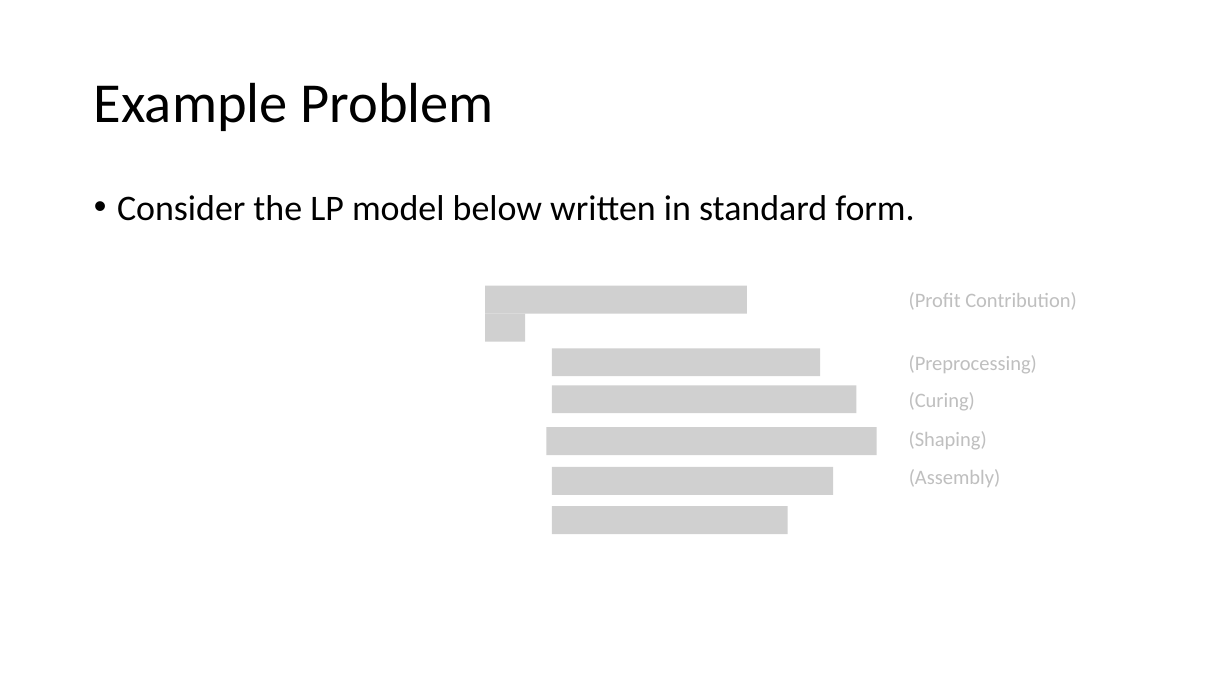
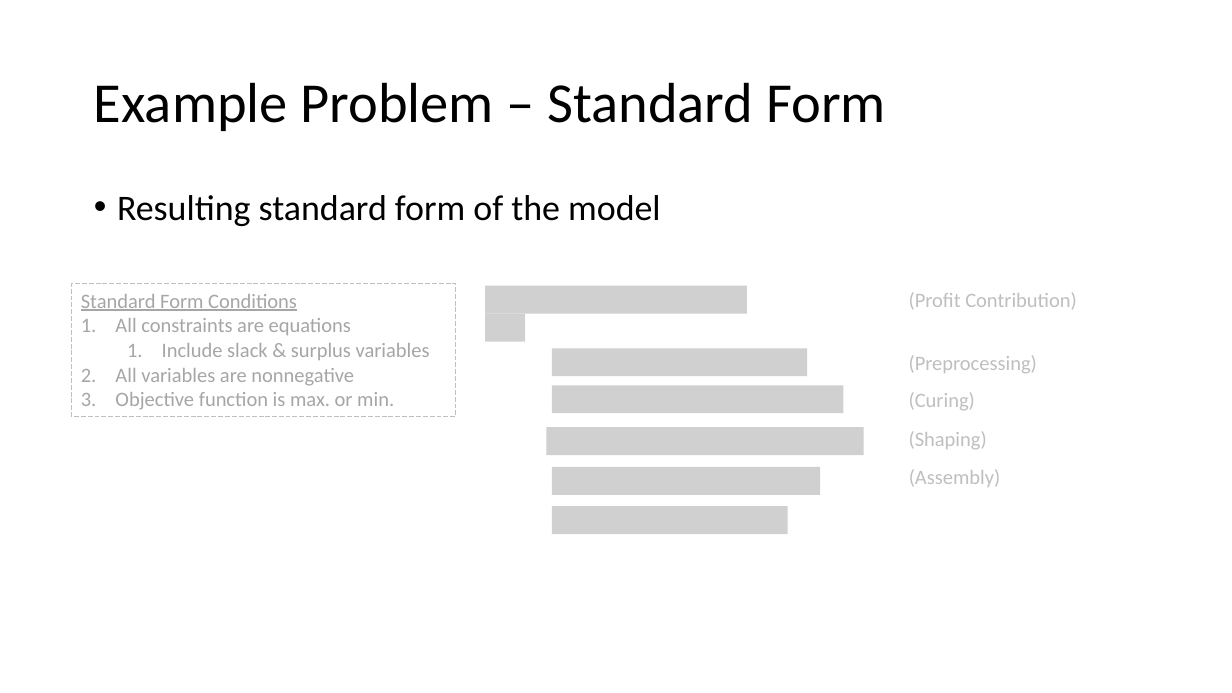
Before and after one commit to BrockSkaggs/GrokWithBrock, a slide deck: slide 4 of Linear Programming/Primal Simplex Method/Primal Simplex Method.pptx (slide 3 before the commit). Drawn at 1232x693 pixels with LibreOffice and Linux fonts; fonts in the diff are those of the drawing; grey boxes stand for pictures. Boxes give left, top, right and bottom in pixels: in the first picture for what was removed or moved away, otherwise in the second. Text is boxed around its words. In the diff, an @@ line names an element or a change of style, - is before the commit and + after.

```diff
--- a/Linear Programming/Primal Simplex Method/Primal Simplex Method.pptx
+++ b/Linear Programming/Primal Simplex Method/Primal Simplex Method.pptx
@@ title at (94, 82, 886, 131): text changed @@
-Example Problem
+Example Problem – Standard Form
@@ text at (117, 195, 661, 226): text changed @@
-• Consider the LP model below written in standard form.
+• Resulting standard form of the model
@@ rectangle added at (72, 283, 456, 417), outline #BFBFBF 0.75 pt dashed, 16 pt, text #A6A6A6 @@
+Standard Form Conditions
+1. All constraints are equations
+  1. Include slack & surplus variables
+2. All variables are nonnegative
+3. Objective function is max. or min.
@@ picture: place and size @@
-picture at (552, 348, 820, 376)
+picture at (552, 348, 807, 376)
@@ picture: place and size @@
-picture at (552, 385, 856, 413)
+picture at (552, 385, 843, 413)
@@ picture: place and size @@
-picture at (546, 427, 876, 455)
+picture at (546, 427, 863, 455)
@@ picture: place and size @@
-picture at (552, 467, 833, 494)
+picture at (552, 467, 820, 494)
```
Also in this commit, not shown: 3 other slides changed, 1 slide added, 6 other files.
